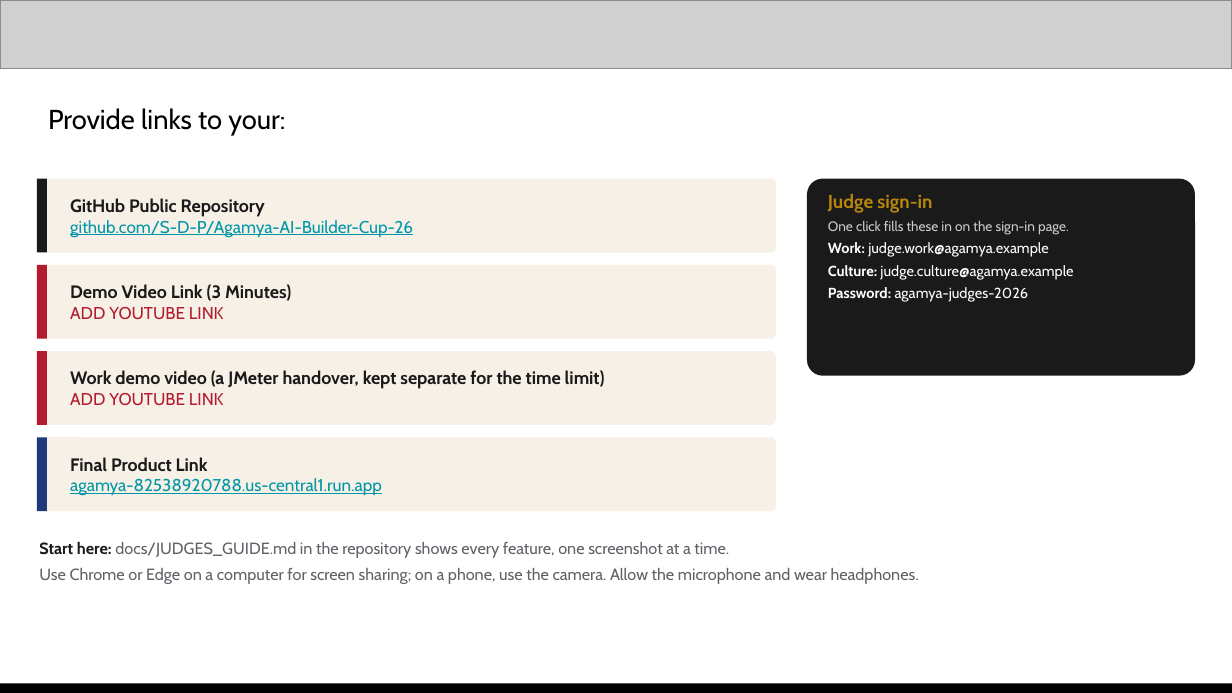
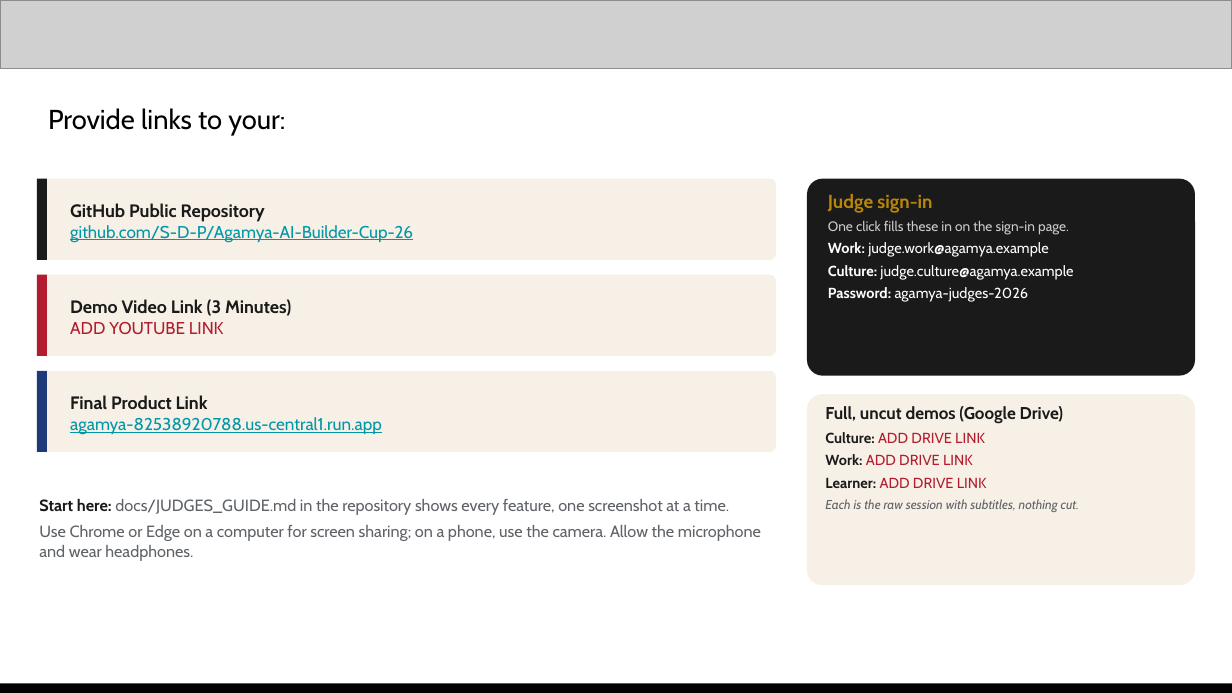
Before and after one commit to S-D-P/Agamya-AI-Builder-Cup-26, a slide deck: slide 13 of docs/submission/Agamya-Submission-Deck.pptx. Drawn at 1232x693 pixels with LibreOffice and Linux fonts; fonts in the diff are those of the drawing; grey boxes stand for pictures. Boxes give left, top, right and bottom in pixels: in the first picture for what was removed or moved away, otherwise in the second. Text is boxed around its words. In the diff, an @@ line names an element or a change of style, - is before the commit and + after.

```diff
--- a/docs/submission/Agamya-Submission-Deck.pptx
+++ b/docs/submission/Agamya-Submission-Deck.pptx
@@ rounded rectangle resized from (x1=37, y1=179, x2=776, y2=253) to (x1=37, y1=179, x2=776, y2=260) @@
@@ rectangle resized from (x1=37, y1=179, x2=47, y2=253) to (x1=37, y1=179, x2=47, y2=260) @@
@@ text "GitHub Public Repository" moved from (x1=70, y1=198, x2=413, y2=238) to (x1=70, y1=203, x2=413, y2=243) @@
@@ rounded rectangle resized from (x1=37, y1=265, x2=776, y2=339) to (x1=37, y1=275, x2=776, y2=356) @@
@@ rectangle resized from (x1=37, y1=265, x2=47, y2=339) to (x1=37, y1=275, x2=47, y2=356) @@
@@ text "Demo Video Link (3 Minutes)" moved from (x1=70, y1=284, x2=291, y2=320) to (x1=70, y1=299, x2=291, y2=335) @@
@@ rectangle removed at (x1=37, y1=351, x2=47, y2=425) @@
@@ rounded rectangle resized from (x1=37, y1=351, x2=776, y2=425) to (x1=37, y1=371, x2=776, y2=452) @@
@@ rectangle resized from (x1=37, y1=437, x2=47, y2=511) to (x1=37, y1=371, x2=47, y2=452) @@
@@ text "Final Product Link" moved from (x1=70, y1=457, x2=382, y2=496) to (x1=70, y1=395, x2=382, y2=435) @@
@@ text removed at (x1=70, y1=370, x2=605, y2=406) @@
-Work demo video (a JMeter handover, kept separate for the time limit)
-ADD YOUTUBE LINK
@@ rounded rectangle added at (x1=807, y1=394, x2=1195, y2=585), fill #F6F0E6 @@
@@ text added at (x1=825, y1=406, x2=1079, y2=512), 8.5 pt, text #1A1A1A @@
+Full, uncut demos (Google Drive)
+Culture: ADD DRIVE LINK
+Work: ADD DRIVE LINK
+Learner: ADD DRIVE LINK
+Each is the raw session with subtitles, nothing cut.
@@ rounded rectangle removed at (x1=37, y1=437, x2=776, y2=511) @@
@@ text "Start here: docs/JUDGES_GUIDE.md in the ..." rewrapped from (x1=39, y1=541, x2=919, y2=584) to (x1=39, y1=498, x2=761, y2=561) @@
```
Also in this commit, not shown: 2 other files.
